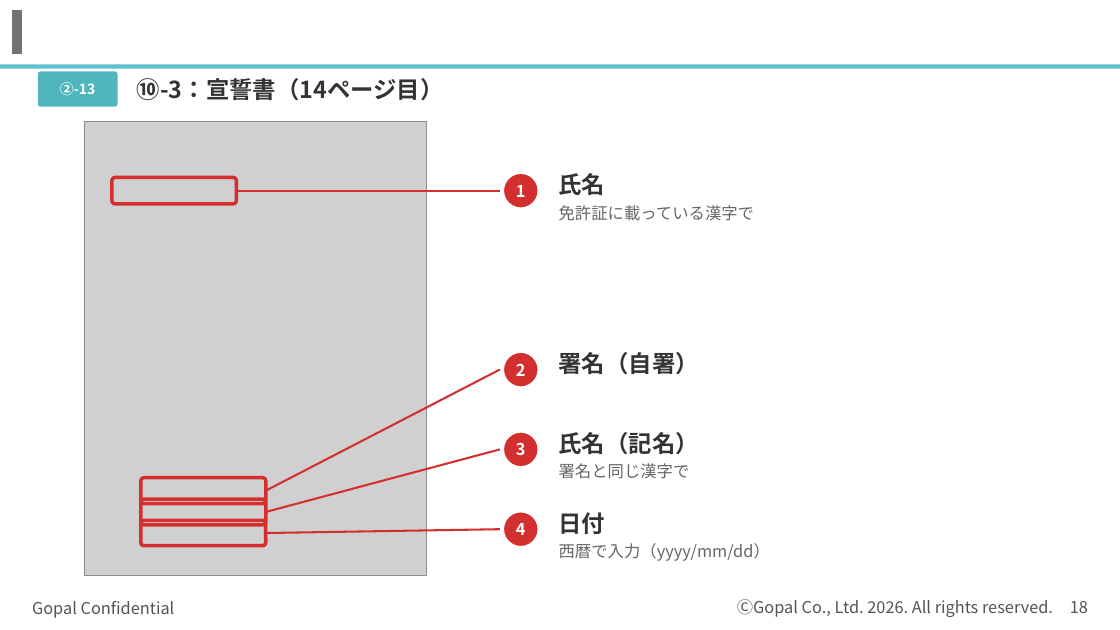
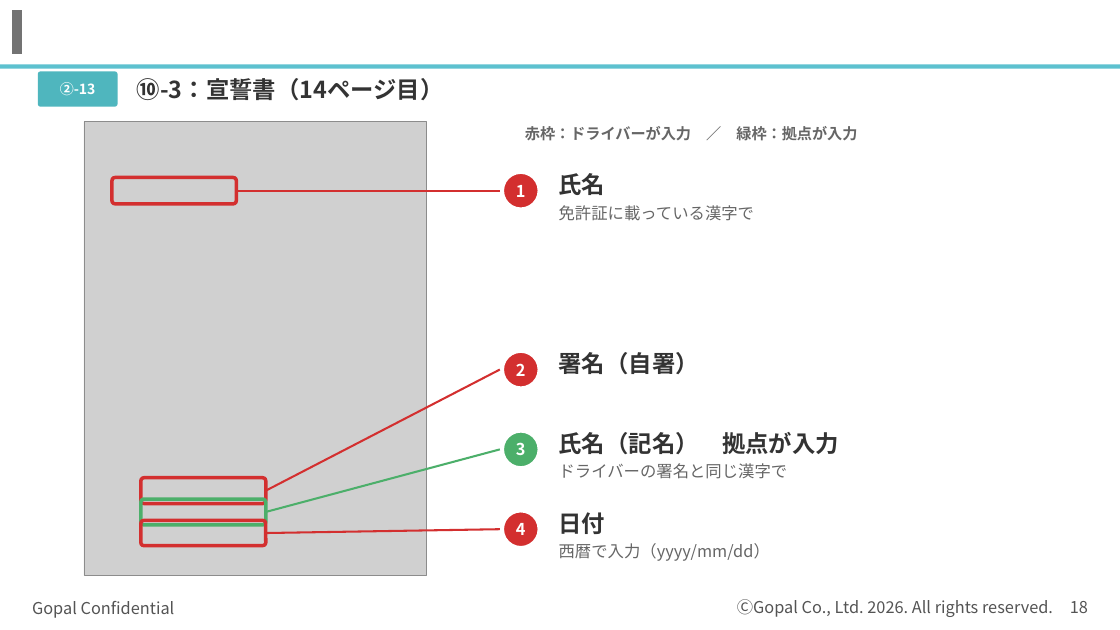
Before and after one commit to kagayugopal-eng/tamu, a slide deck: slide 18 of out/登録の流れ_書類準備まで.pptx. Drawn at 1120x630 pixels with LibreOffice and Linux fonts; fonts in the diff are those of the drawing; grey boxes stand for pictures; background and template pictures are left out. Boxes give left, top, right and bottom in pixels: in the first picture for what was removed or moved away, otherwise in the second. Text is boxed around its words. In the diff, an @@ line names an element or a change of style, - is before the commit and + after.

```diff
--- a/out/登録の流れ_書類準備まで.pptx
+++ b/out/登録の流れ_書類準備まで.pptx
@@ text added at [525, 126, 857, 141], 13 pt, text #666666, bold @@
+赤枠：ドライバーが入力 ／ 緑枠：拠点が入力
@@ ellipse "3" at [503, 432, 539, 467]: fill #D32F2F to #4CAF6A @@
@@ text at [559, 432, 839, 454]: text changed @@
-氏名（記名）
+氏名（記名） 拠点が入力
@@ line (266, 513) - (500, 450): stroke #D32F2F 1.75 pt to #4CAF6A 1.75 pt @@
@@ text at [559, 463, 788, 479]: text changed @@
-署名と同じ漢字で
+ドライバーの署名と同じ漢字で
@@ rounded rectangle at [141, 499, 266, 525]: outline #D32F2F 3 pt to #4CAF6A 3 pt @@
```
Also in this commit, not shown: 4 other slides changed.
